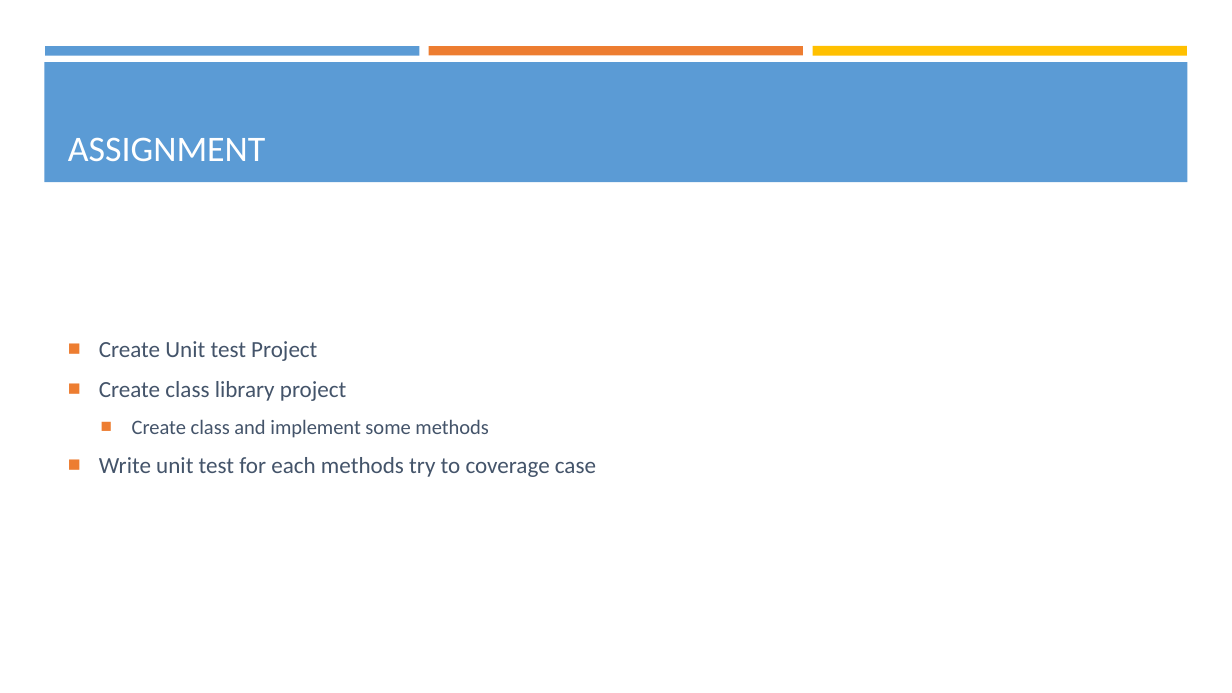
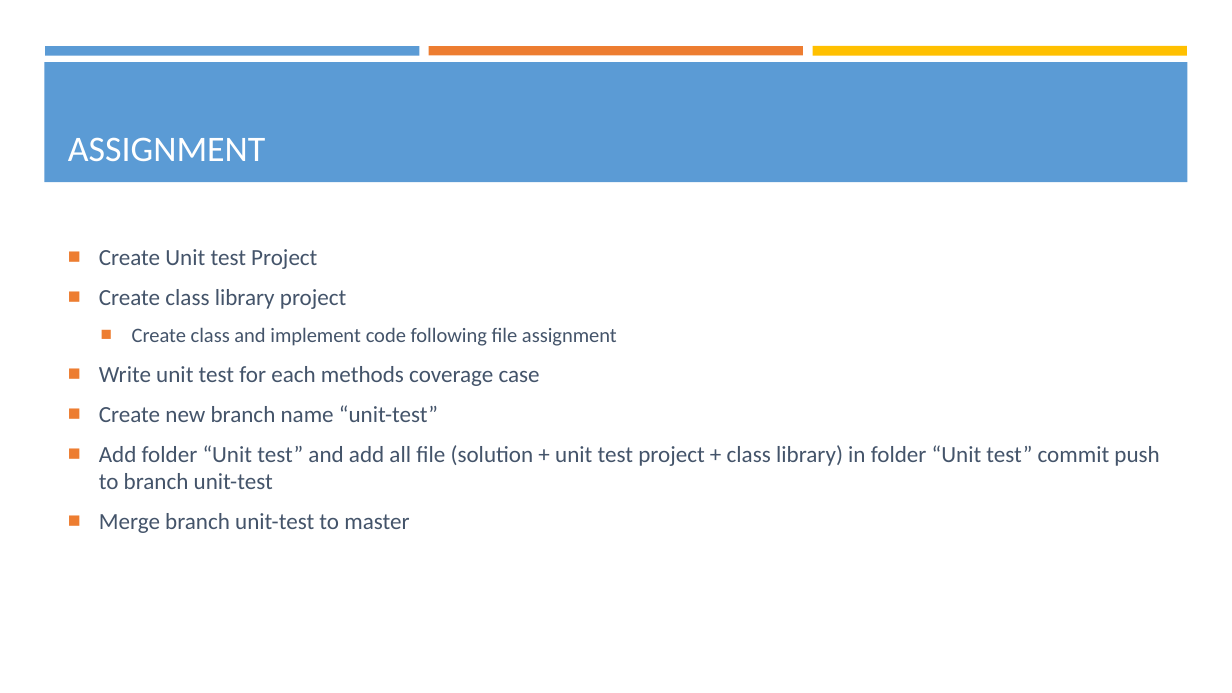
Before and after one commit to BunditSpace/Backend-Training, a slide deck: slide 15 of unit test/Unit test.pptx. Drawn at 1232x693 pixels with LibreOffice and Linux fonts; fonts in the diff are those of the drawing. Boxes give left, top, right and bottom in pixels: in the first picture for what was removed or moved away, otherwise in the second. Text is boxed around its words. In the diff, an @@ line names an element or a change of style, - is before the commit and + after.

Commit message:
add assignment unit test

```diff
--- a/unit test/Unit test.pptx
+++ b/unit test/Unit test.pptx
@@ text at bbox=[99, 327, 1159, 533]: text changed @@
-  ■ Create class and implement some methods
-■ Write unit test for each methods try to coverage case
+  ■ Create class and implement code following file assignment
+■ Write unit test for each methods coverage case
+■ Create new branch name “unit-test”
+■ Add folder “Unit test” and add all file (solution + unit test project + class library) in folder “Unit test” commit push to branch unit-test
+■ Merge branch unit-test to master
```
Also in this commit, not shown: 3 other files.
